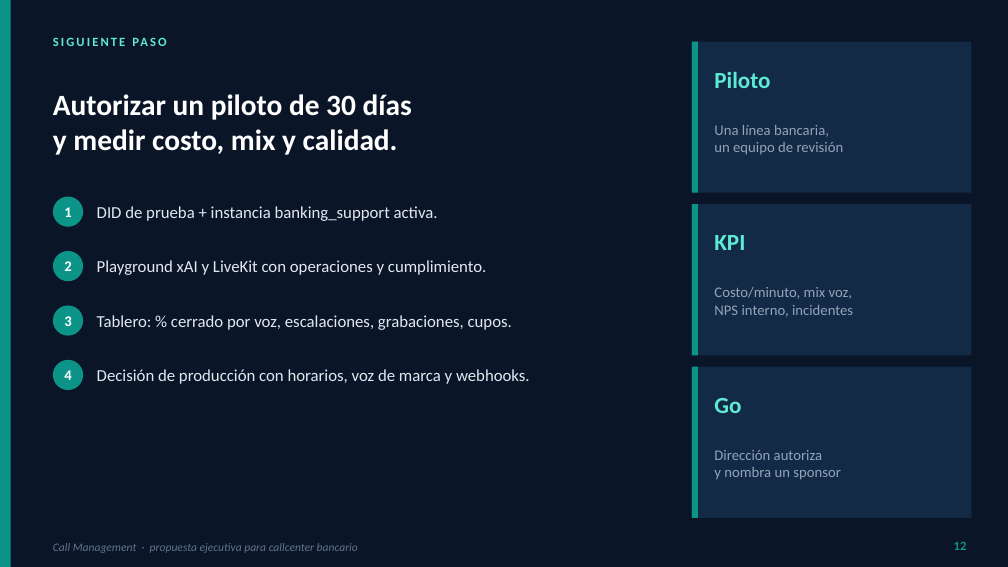
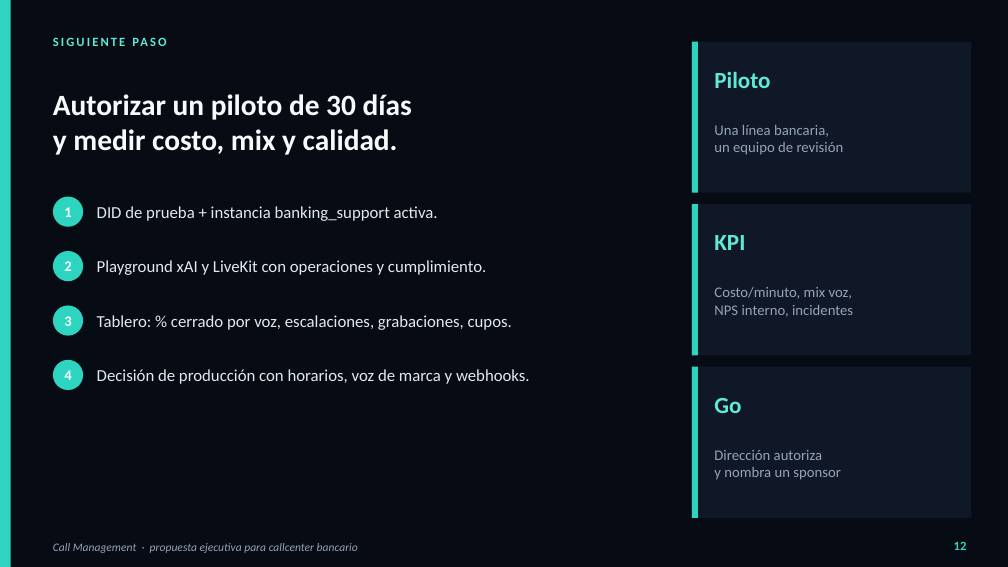
Before and after one commit to Zombie10/CallManagement, a slide deck: slide 12 of docs/Propuesta_Callcenter_Bancario.pptx. Drawn at 1008x567 pixels with LibreOffice and Linux fonts; fonts in the diff are those of the drawing. Boxes give left, top, right and bottom in pixels: in the first picture for what was removed or moved away, otherwise in the second. Text is boxed around its words. In the diff, an @@ line names an element or a change of style, - is before the commit and + after.

Commit message:
docs: dark theme and higher-contrast charts for the banking proposal
All slides use navy surfaces; doughnut and bar charts render on a dark
plot with teal/sky/amber series and light labels instead of a white box.

```diff
--- a/docs/Propuesta_Callcenter_Bancario.pptx
+++ b/docs/Propuesta_Callcenter_Bancario.pptx
@@ background #0A1628 to #070B14 @@
@@ text colour #FFFFFF to #F8FAFC in 5 elements at bbox=[53, 94, 412, 155], bbox=[64, 207, 71, 217], bbox=[64, 261, 71, 271], bbox=[64, 316, 71, 326], bbox=[64, 370, 71, 380] @@
@@ fill #0D9488 to #2DD4BF in 8 elements at bbox=[0, 0, 11, 567], bbox=[53, 197, 83, 227], bbox=[53, 251, 83, 281], bbox=[53, 306, 83, 336], bbox=[53, 360, 83, 390], bbox=[692, 42, 698, 193], bbox=[692, 204, 698, 355], bbox=[692, 367, 698, 518] @@
@@ fill #122A45 to #101827 in 3 elements at bbox=[692, 42, 972, 193], bbox=[692, 204, 972, 355], bbox=[692, 367, 972, 518] @@
@@ text "Call Management · propuesta ejecutiva ..." at bbox=[53, 543, 358, 553]: text colour #64748B to #94A3B8 @@
@@ text "12" at bbox=[954, 541, 967, 550]: text colour #0D9488 to #2DD4BF @@
```
Also in this commit, not shown: 11 other slides changed, 2 other files.
